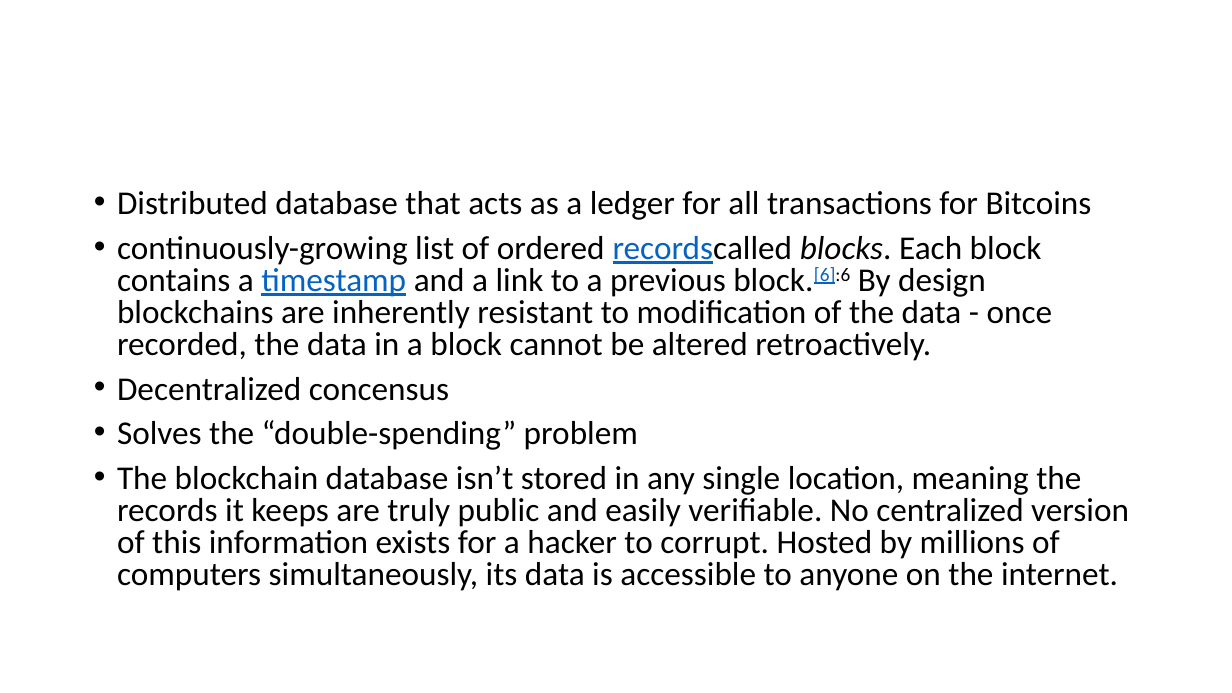
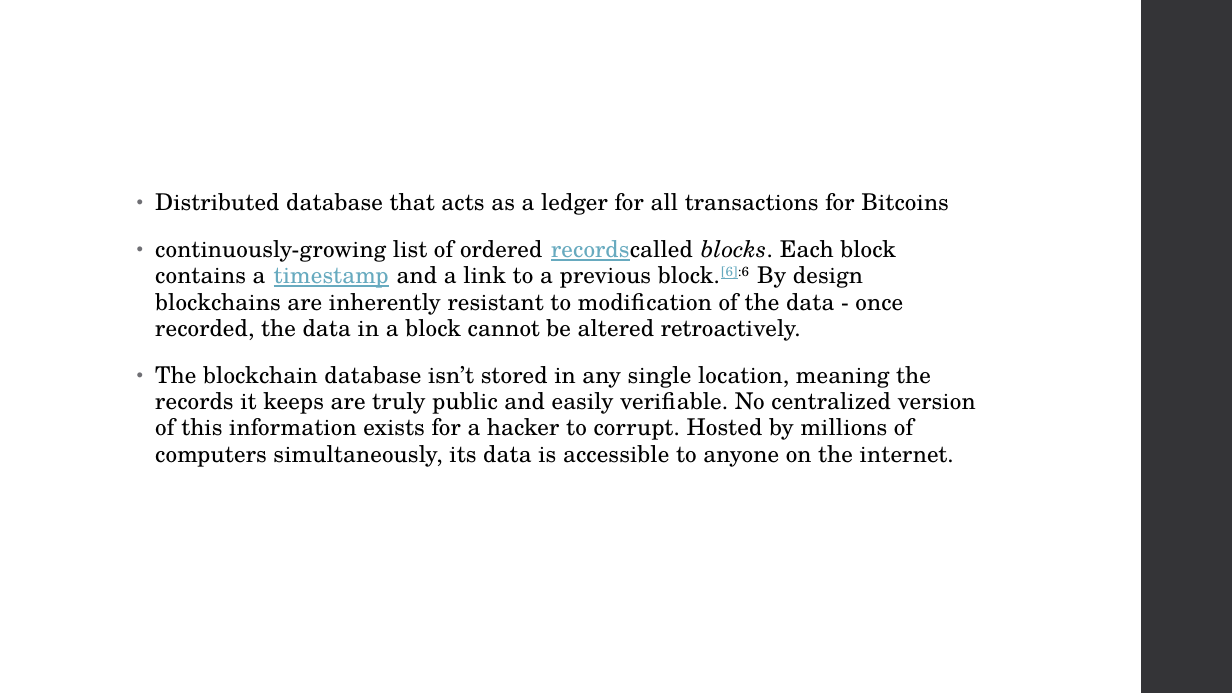
Before and after one commit to niravaga/CS-6650-BSDS-Assignment-3, a slide deck: slide 12 of BlockChain/BlockChain.pptx (slide 4 before the commit). Drawn at 1232x693 pixels with LibreOffice and Linux fonts; fonts in the diff are those of the drawing. Boxes give left, top, right and bottom in pixels: in the first picture for what was removed or moved away, otherwise in the second. Text is boxed around its words. In the diff, an @@ line names an element or a change of style, - is before the commit and + after.

Commit message:
more content and formatting

```diff
--- a/BlockChain/BlockChain.pptx
+++ b/BlockChain/BlockChain.pptx
@@ rectangle added at box(1141, 0, 1232, 693), fill #353537 @@
@@ text "Distributed database that acts as ...": place and size @@
-text "Distributed database that acts as ..." at box(117, 191, 1129, 591)
+text "Distributed database that acts as ..." at box(155, 193, 976, 467)
@@ text "Distributed database that acts as ..." at box(155, 193, 976, 467): size 25.9 to 18 pt, font Calibri to TeX Gyre Schola, letter spacing 0 to 0.1 pt; text colour #0563C1 to #67AABF in "recordscalled timestamp block.[6]:6"; indent changed; line spacing 0.8 to 0.95; more space between paragraphs @@
@@ text at box(117, 377, 638, 450): paragraphs removed @@
-• Decentralized concensus
-• Solves the “double-spending” problem
```
Also in this commit, not shown: 8 other slides changed, 20 slides added, 2 slides removed.
